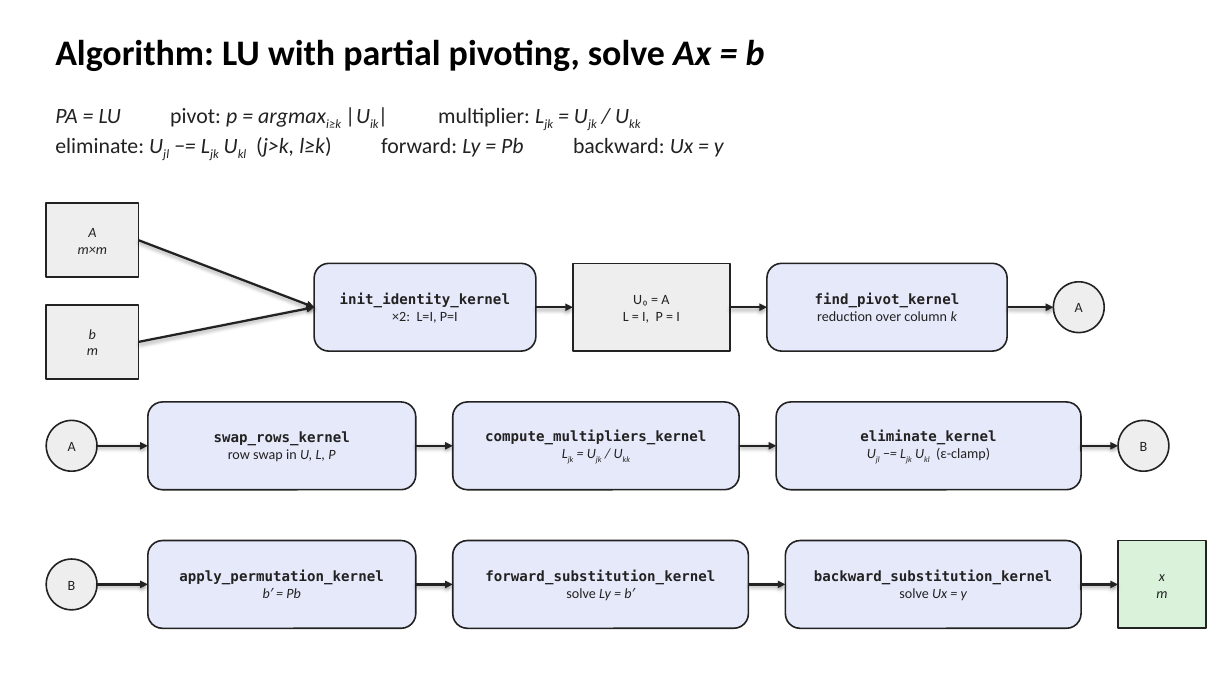
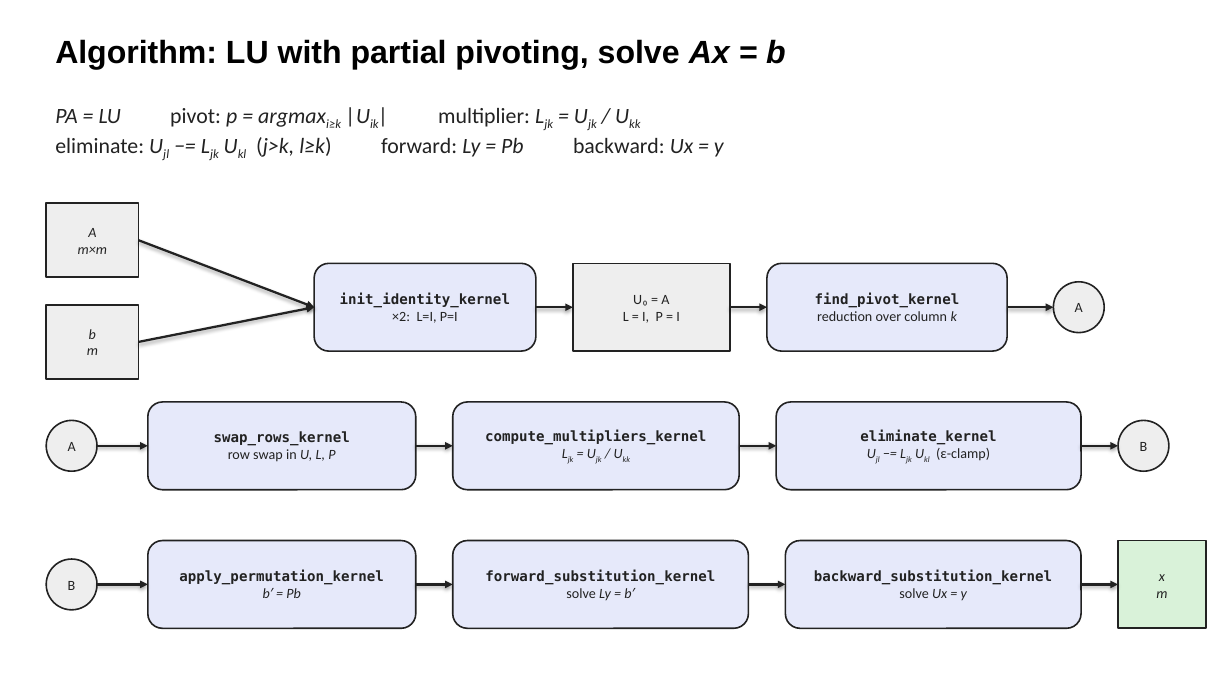
Before and after one commit to parfloat/SC26-Tutorial, a slide deck: slide 2 of lu_solve_gpu/LU_Slides.pptx. Drawn at 1232x693 pixels with LibreOffice and Linux fonts; fonts in the diff are those of the drawing. Boxes give left, top, right and bottom in pixels: in the first picture for what was removed or moved away, otherwise in the second. Text is boxed around its words. In the diff, an @@ line names an element or a change of style, - is before the commit and + after.

```diff
--- a/lu_solve_gpu/LU_Slides.pptx
+++ b/lu_solve_gpu/LU_Slides.pptx
@@ text "Algorithm: LU with partial pivoting, ..." at (55,39,786,70): size 28 to 25 pt, font Calibri to Arial @@
```
Also in this commit, not shown: 3 other slides changed, 1 other file.
